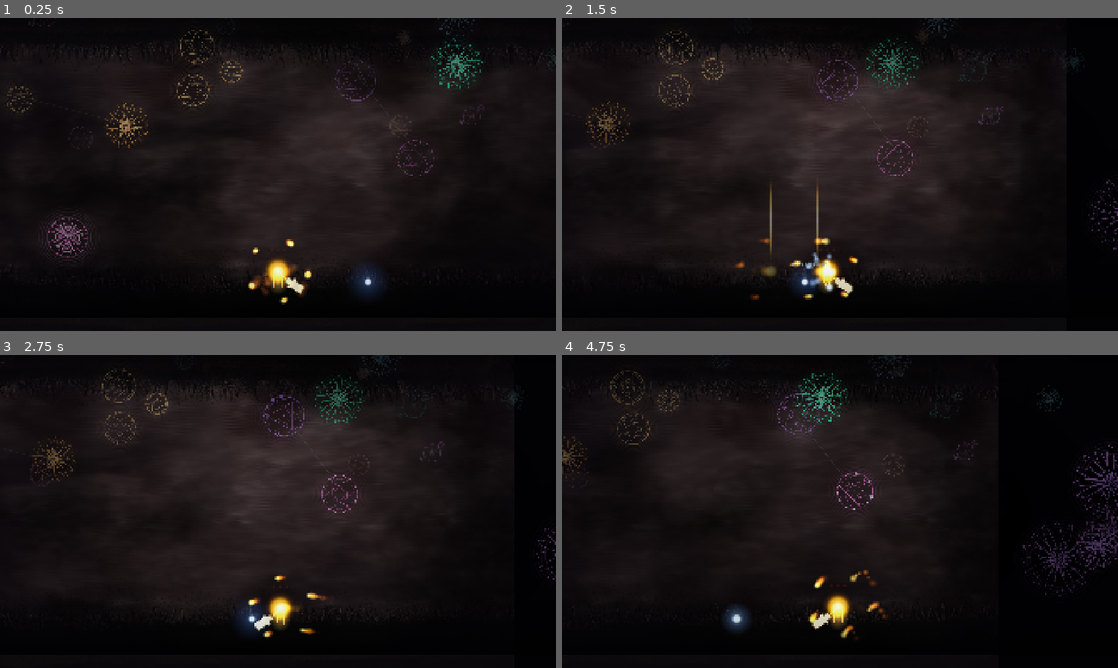
Above: before the commit, frames 1-4 (two rows, left to right).
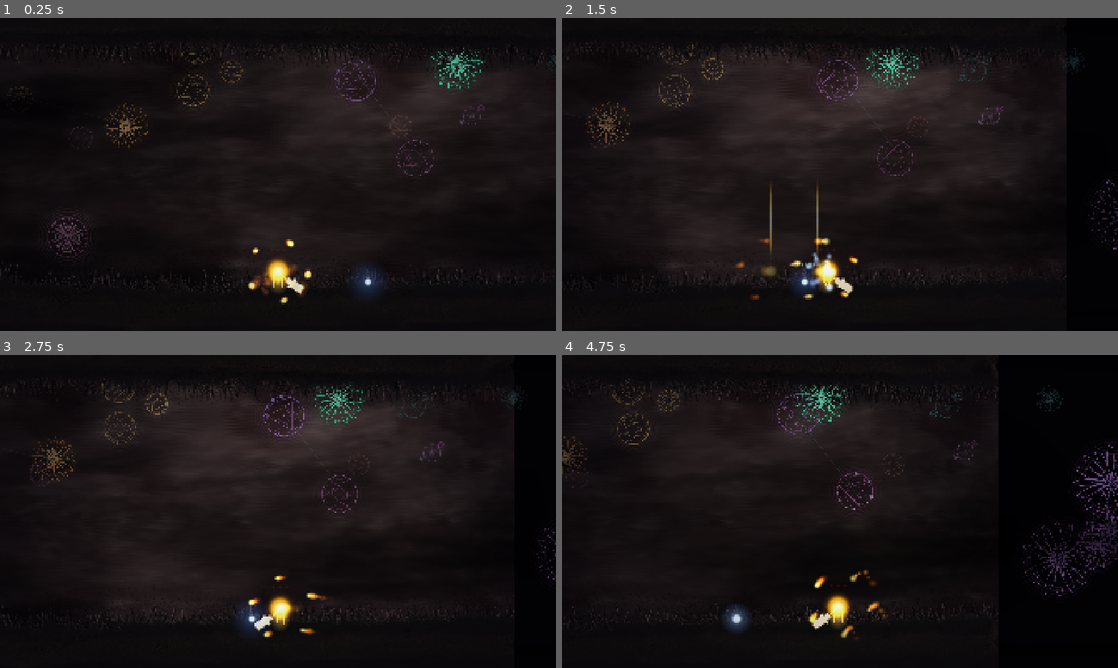
Above: after the commit, the same moments.

Repository: Ito-x/Zell
Game: Godot game, scene res://scenes/world/LesYeux.tscn
Two runs of this game, one before a commit and one after it. Both use one fixed random seed, a clock stepped at 60 frames per second and the inputs below.
Inputs (mouse positions are in pixels of both pictures, inside the frame that each line leads up to):
- Up to frame 1 (0.25 s): no input
- Up to frame 2 (1.5 s): tap Enter at 0.5 s; move the mouse to (962, 158) at 0.52 s; hold D (move_right) from 0.53 s (still down); click (962, 158) at 0.6 s; tap Space (jump) at 0.77 s; move the mouse to (728, 190) at 1.27 s; right-click (728, 190) at 1.35 s
- Up to frame 3 (2.75 s): tap Space (jump) at 1.52 s; move the mouse to (333, 442) at 2.02 s; release D (move_right) at 2.03 s; hold A (move_left) from 2.03 s (still down); tap F (impulsion) at 2.1 s
- Up to frame 4 (4.75 s): move the mouse to (812, 574) at 2.77 s; release A (move_left) at 2.78 s; hold D (move_right) 2.78-4.28 s; tap E (interact) at 2.85 s; tap Space (jump) at 3.02, 3.77, 4.52 s; move the mouse to (1006, 558) at 3.52 s; hold S (look_down) 3.53-4.28 s; move the mouse to (673, 464) at 4.27 s; hold A (move_left) from 4.28 s (still down); tap W (look_up) at 4.35 s

The runs differ from the first frame. In frame 1, 1.2% of the frame differs, in the area x 0-94%, y 0-87%; in frame 2, 0.9%; in frame 3, 0.8%; in frame 4, 0.9%.

Commit message:
feat(LesYeux): GrassOverlay + dream_fog UV-based avec y_edge
Refonte du masquage "rosaces derrière les herbes" - remplace les
deux Polygon2D à dégradé par un Sprite2D GrassOverlay qui réutilise
prem_graph.png + un shader grass_overlay.gdshader n'extrayant que
les cils/herbes (alpha = 1 - flesh). Placé en z=-4 devant les
rosaces, il redessine pile la silhouette exacte des herbes, et
reçoit le même player_pos que le bg (sway/wake parfaitement synchros).

- dream_fog.gdshader - revient sur UV (ColorRect a un UV valide),
  ajoute y_edge (abs(UV.y - 0.5)*2 + smoothstep) pour épaissir la
  brume en haut/bas
- grass_overlay.gdshader (nouveau) - masque cils par luminance
- BackgroundFlesh.gd - propage player_pos à l'overlay
- LesYeux.tscn - ajoute GrassOverlay et Mat_grass, hook
  grass_overlay_path sur Background, supprime GrassMaskTop/Bottom

Diff:
--- a/assets/shaders/dream_fog.gdshader
+++ b/assets/shaders/dream_fog.gdshader
@@ -1,24 +1,20 @@
-// dream_fog.gdshader
-// Volutes de fumée noire qui dérivent en espace-écran. Posées devant les rosaces
-// et derrière le joueur, elles épaississent l'atmosphère onirique des Yeux.
-// On utilise SCREEN_UV (toujours valide en canvas_item) plutôt que UV pour ne
-// pas dépendre d'une texture ni des coordonnées du polygone.
+// dream_fog.gdshader — Brume noire onirique entre les rosaces et le joueur.
+// FBM dérivante + warp de domaine + renforcement aux bords Y.
 shader_type canvas_item;
-
 uniform vec4 fog_color : source_color = vec4(0.0, 0.0, 0.0, 1.0);
-uniform float density : hint_range(0.0, 1.0) = 0.35;
-uniform float scale : hint_range(0.5, 8.0) = 2.2;
-uniform float speed : hint_range(0.0, 0.5) = 0.03;
+uniform float density : hint_range(0.0, 1.0) = 0.9;
+uniform float scale : hint_range(0.5, 8.0) = 3.5;
+uniform float speed : hint_range(0.0, 0.5) = 0.025;
 uniform float warp : hint_range(0.0, 3.0) = 1.6;
-uniform float contrast_lo : hint_range(0.0, 1.0) = 0.30;
-uniform float contrast_hi : hint_range(0.0, 1.5) = 0.92;
-
+uniform float contrast_lo : hint_range(0.0, 1.0) = 0.25;
+uniform float contrast_hi : hint_range(0.0, 1.5) = 0.82;
+uniform float y_edge_strength : hint_range(0.0, 2.0) = 1.0;
+uniform float y_edge_softness : hint_range(0.001, 0.5) = 0.13;
 float hash(vec2 p) {
 	p = fract(p * vec2(123.34, 345.45));
 	p += dot(p, p + 34.345);
 	return fract(p.x * p.y);
 }
-
 float vnoise(vec2 p) {
 	vec2 i = floor(p);
 	vec2 f = fract(p);
@@ -29,7 +25,6 @@
 	float d = hash(i + vec2(1.0, 1.0));
 	return mix(mix(a, b, u.x), mix(c, d, u.x), u.y);
 }
-
 float fbm(vec2 p) {
 	float v = 0.0;
 	float amp = 0.5;
@@ -41,17 +36,13 @@
 	}
 	return v;
 }
-
 void fragment() {
-	vec2 suv = SCREEN_UV;
-	// SCREEN_UV en 16:9 → corrige le ratio pour des volutes ~circulaires
-	suv.x *= 1.78;
-
-	vec2 fp = suv * scale + vec2(TIME * speed, TIME * speed * 0.4);
+	vec2 fp = UV * scale + vec2(TIME * speed, TIME * speed * 0.4);
 	vec2 w = vec2(fbm(fp + vec2(0.0, 1.7)), fbm(fp + vec2(4.2, 0.0)));
-	float fogn = fbm(fp + warp * w);
-	fogn = smoothstep(contrast_lo, contrast_hi, fogn);
-
-	float alpha = clamp(fogn * density, 0.0, 1.0);
-	COLOR = vec4(fog_color.rgb, alpha * fog_color.a);
+	float n = fbm(fp + warp * w);
+	n = smoothstep(contrast_lo, contrast_hi, n);
+	float dy = abs(UV.y - 0.5) * 2.0;
+	float edge = smoothstep(1.0 - y_edge_softness, 1.0, dy);
+	float a = clamp(n * density + edge * y_edge_strength * 0.7, 0.0, 1.0);
+	COLOR = vec4(fog_color.rgb, a);
 }
--- /dev/null
+++ b/assets/shaders/grass_overlay.gdshader
@@ -0,0 +1,26 @@
+// grass_overlay.gdshader — Lit la même texture que le background, mais ne sort
+// QUE les cils/herbes (zones sombres) avec alpha = grass. Placé devant les
+// rosaces, il les masque proprement quand elles passent dans l'herbe.
+shader_type canvas_item;
+uniform float flesh_threshold : hint_range(0.0, 0.5) = 0.06;
+uniform float flesh_softness  : hint_range(0.001, 0.3) = 0.08;
+uniform vec2 player_pos = vec2(-1.0, -1.0);
+uniform float wake_radius   : hint_range(0.0, 0.5)  = 0.10;
+uniform float wake_strength : hint_range(0.0, 0.2)  = 0.03;
+uniform float sway_speed    : hint_range(0.0, 4.0)  = 1.2;
+uniform float sway_amount   : hint_range(0.0, 0.05) = 0.004;
+float luminance(vec3 c) { return dot(c, vec3(0.299, 0.587, 0.114)); }
+void fragment() {
+	vec3 base = texture(TEXTURE, UV).rgb;
+	float flesh = smoothstep(flesh_threshold, flesh_threshold + flesh_softness, luminance(base));
+	float grass = 1.0 - flesh;
+	vec2 final_uv = UV;
+	float sway = sin(UV.x * 40.0 + TIME * sway_speed) * sway_amount;
+	float d = distance(UV, player_pos);
+	float infl = smoothstep(wake_radius, 0.0, d);
+	float dir = sign(UV.x - player_pos.x);
+	float wake = dir * wake_strength * infl;
+	final_uv.x += (sway + wake) * grass;
+	vec3 col = texture(TEXTURE, final_uv).rgb;
+	COLOR = vec4(col, grass);
+}
--- a/scenes/world/BackgroundFlesh.gd
+++ b/scenes/world/BackgroundFlesh.gd
@@ -1,29 +1,30 @@
 extends Sprite2D
 class_name BackgroundFlesh
-
-## Lie la position du joueur au shader du fond de chair (flesh_breathing.gdshader)
-## pour le sillage dans les cils. On transmet la position de Zell convertie en
-## coordonnées UV [0..1] de la texture, avec un léger lissage (retour doux à l'idle).
-
+## Lie la position du joueur au shader du fond de chair pour le sillage dans
+## les cils. On transmet aussi player_pos à l'overlay des herbes (s'il est
+## câblé) pour rester parfaitement synchro avec le fond.
 @export var player_path: NodePath
 @export var follow_speed: float = 10.0
-
+## Overlay des herbes (Sprite2D devant les rosaces). Reçoit le même player_pos.
+@export var grass_overlay_path: NodePath
 var _player: Node2D
 var _tex_size: Vector2 = Vector2.ONE
 var _uv := Vector2(-1.0, -1.0)
-
+var _overlay: CanvasItem
 func _ready() -> void:
 	_player = get_node_or_null(player_path) as Node2D
 	if texture != null:
 		_tex_size = texture.get_size()
-
+	_overlay = get_node_or_null(grass_overlay_path) as CanvasItem
 func _process(delta: float) -> void:
 	var mat := material as ShaderMaterial
 	if mat == null or _player == null:
 		return
-	# to_local annule la position ET l'échelle du sprite => coords en pixels natifs
-	# centrés, qu'on ramène en UV.
 	var local := to_local(_player.global_position)
 	var target := local / _tex_size + Vector2(0.5, 0.5)
 	_uv = _uv.lerp(target, clamp(delta * follow_speed, 0.0, 1.0))
 	mat.set_shader_parameter("player_pos", _uv)
+	if _overlay != null:
+		var omat := _overlay.material as ShaderMaterial
+		if omat != null:
+			omat.set_shader_parameter("player_pos", _uv)
--- a/scenes/world/LesYeux.tscn
+++ b/scenes/world/LesYeux.tscn
@@ -8,6 +8,7 @@
 [ext_resource type="Script" path="res://scenes/world/BackgroundFlesh.gd" id="6_bgflesh"]
 [ext_resource type="Script" path="res://scenes/world/RosaceField.gd" id="7_field"]
 [ext_resource type="Shader" path="res://assets/shaders/dream_fog.gdshader" id="8_dreamfog"]
+[ext_resource type="Shader" path="res://assets/shaders/grass_overlay.gdshader" id="9_grass"]
 
 [sub_resource type="Environment" id="Environment_yeux"]
 background_mode = 0
@@ -40,12 +41,24 @@
 [sub_resource type="ShaderMaterial" id="Mat_dream_fog"]
 shader = ExtResource("8_dreamfog")
 shader_parameter/fog_color = Color(0, 0, 0, 1)
-shader_parameter/density = 0.62
-shader_parameter/scale = 2.2
-shader_parameter/speed = 0.03
-shader_parameter/warp = 1.7
-shader_parameter/contrast_lo = 0.28
-shader_parameter/contrast_hi = 0.88
+shader_parameter/density = 0.9
+shader_parameter/scale = 3.5
+shader_parameter/speed = 0.025
+shader_parameter/warp = 1.6
+shader_parameter/contrast_lo = 0.25
+shader_parameter/contrast_hi = 0.82
+shader_parameter/y_edge_strength = 1.0
+shader_parameter/y_edge_softness = 0.13
+
+[sub_resource type="ShaderMaterial" id="Mat_grass"]
+shader = ExtResource("9_grass")
+shader_parameter/flesh_threshold = 0.06
+shader_parameter/flesh_softness = 0.08
+shader_parameter/player_pos = Vector2(-1, -1)
+shader_parameter/wake_radius = 0.1
+shader_parameter/wake_strength = 0.03
+shader_parameter/sway_speed = 1.2
+shader_parameter/sway_amount = 0.004
 
 [sub_resource type="ShaderMaterial" id="Mat_vignette"]
 shader = ExtResource("5_vignette")
@@ -74,6 +87,7 @@
 scale = Vector2(0.85, 0.85)
 script = ExtResource("6_bgflesh")
 player_path = NodePath("../Player")
+grass_overlay_path = NodePath("../GrassOverlay")
 
 [node name="RosacesPlanArriere" type="Parallax2D" parent="."]
 scroll_scale = Vector2(0.35, 0.35)
@@ -123,17 +137,12 @@
 offset_bottom = 480.0
 material = SubResource("Mat_dream_fog")
 
-[node name="GrassMaskTop" type="Polygon2D" parent="."]
+[node name="GrassOverlay" type="Sprite2D" parent="."]
 z_index = -4
-polygon = PackedVector2Array(-3600, -500, 3600, -500, 3600, -340, -3600, -340)
-vertex_colors = PackedColorArray(0, 0, 0, 1, 0, 0, 0, 1, 0, 0, 0, 0, 0, 0, 0, 0)
-color = Color(0, 0, 0, 1)
-
-[node name="GrassMaskBottom" type="Polygon2D" parent="."]
-z_index = -4
-polygon = PackedVector2Array(-3600, 320, 3600, 320, 3600, 480, -3600, 480)
-vertex_colors = PackedColorArray(0, 0, 0, 0, 0, 0, 0, 0, 0, 0, 0, 1, 0, 0, 0, 1)
-color = Color(0, 0, 0, 1)
+texture = ExtResource("2_art")
+material = SubResource("Mat_grass")
+position = Vector2(0, 25)
+scale = Vector2(0.85, 0.85)
 
 [node name="Sol" type="StaticBody2D" parent="."]
 position = Vector2(0, 468)
Not shown, added: assets/shaders/grass_overlay.gdshader.uid
Not shown: 1 places in scenes/world/LesYeux.tscn that only renumber resources
